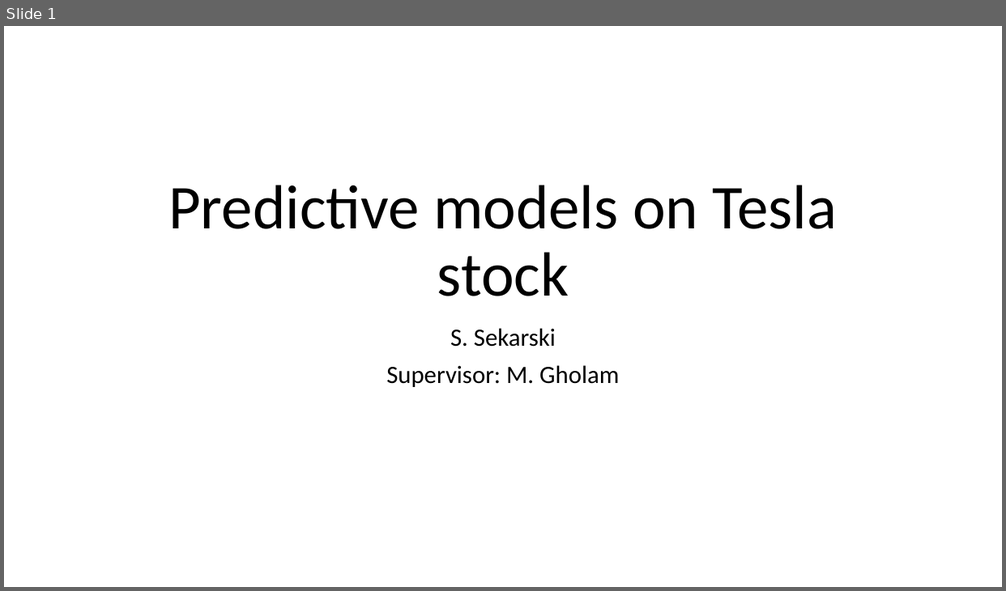
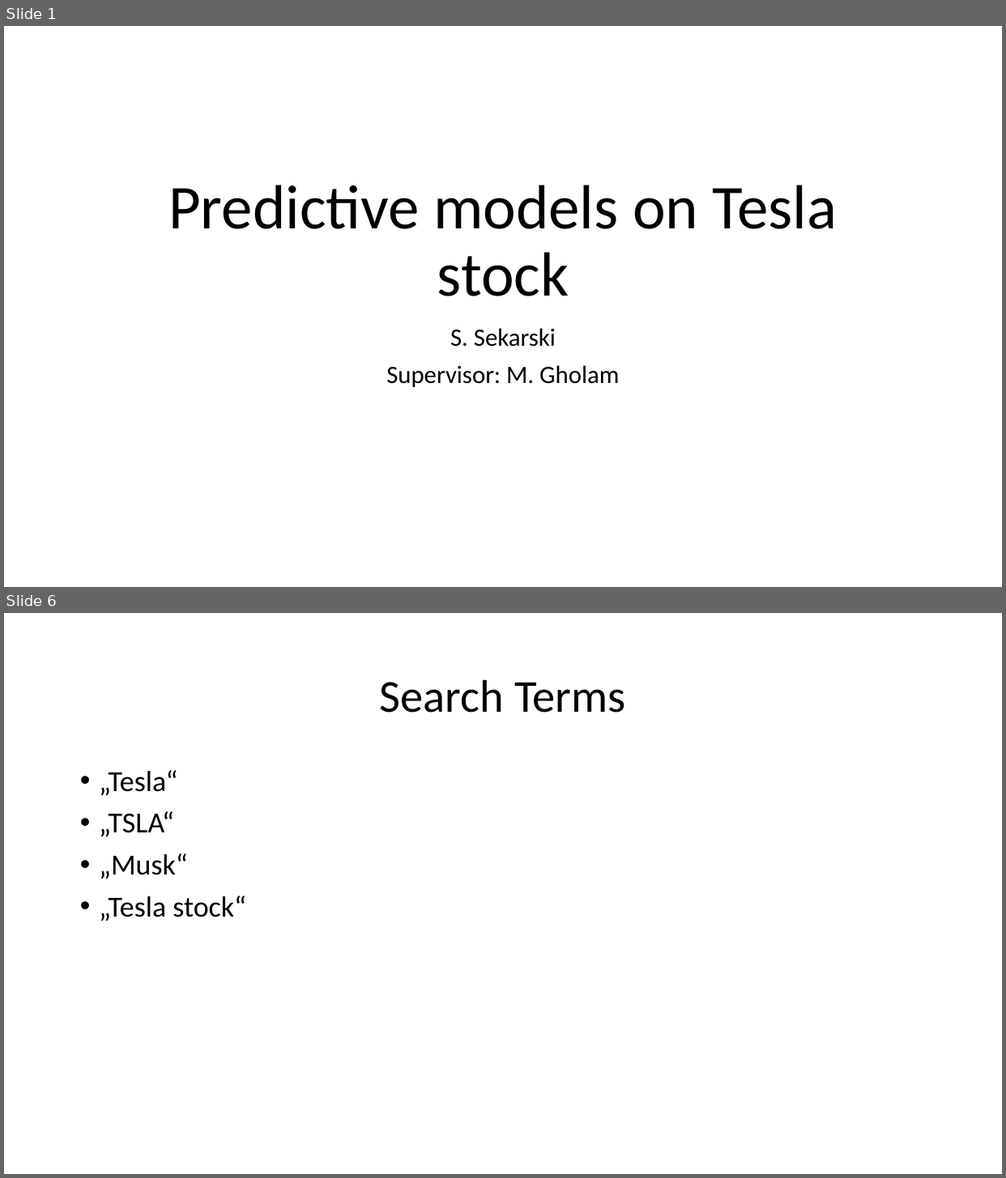
Before and after one commit to Sekarski/MasterThesis, a slide deck: presentation/PDM_presentation_v0.0.1.pptx. Shown one above the other, each under a label of ours: slide 1 before the commit, slides 1 and 6 after it; the slides between them are not shown. The pictures are 1006x591 and 1006x1178 pixels, drawn with LibreOffice and Linux fonts; fonts in the diff are those of the drawing; background and template pictures are left out. Boxes give left, top, right and bottom in pixels: in the first picture for what was removed or moved away, otherwise in the second. Text is boxed around its words. In the diff, an @@ line names an element or a change of style, - is before the commit and + after.

```diff
--- a/presentation/PDM_presentation_v0.0.1.pptx
+++ b/presentation/PDM_presentation_v0.0.1.pptx
@@ slide 6 added at box(4, 613, 1002, 1174), background #FFFFFF @@
@@ title added at box(380, 679, 625, 713), 44 pt, text #000000 @@
+Search Terms
@@ text added at box(99, 770, 246, 921), 28 pt, text #000000 @@
+• „Tesla“
+• „TSLA“
+• „Musk“
+• „Tesla stock“
```
Also in this commit, not shown: 31 other slides added, 33 other files.
